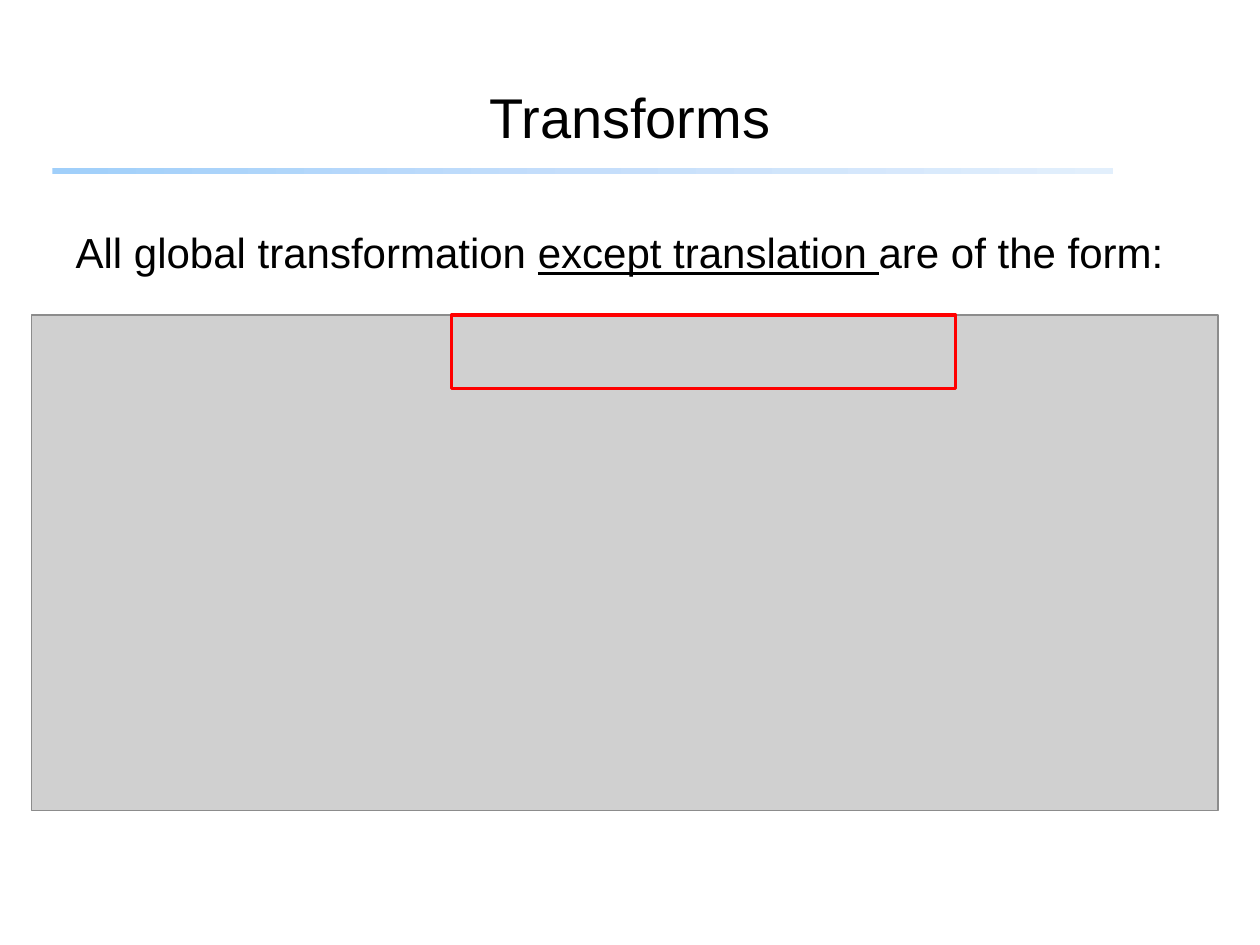
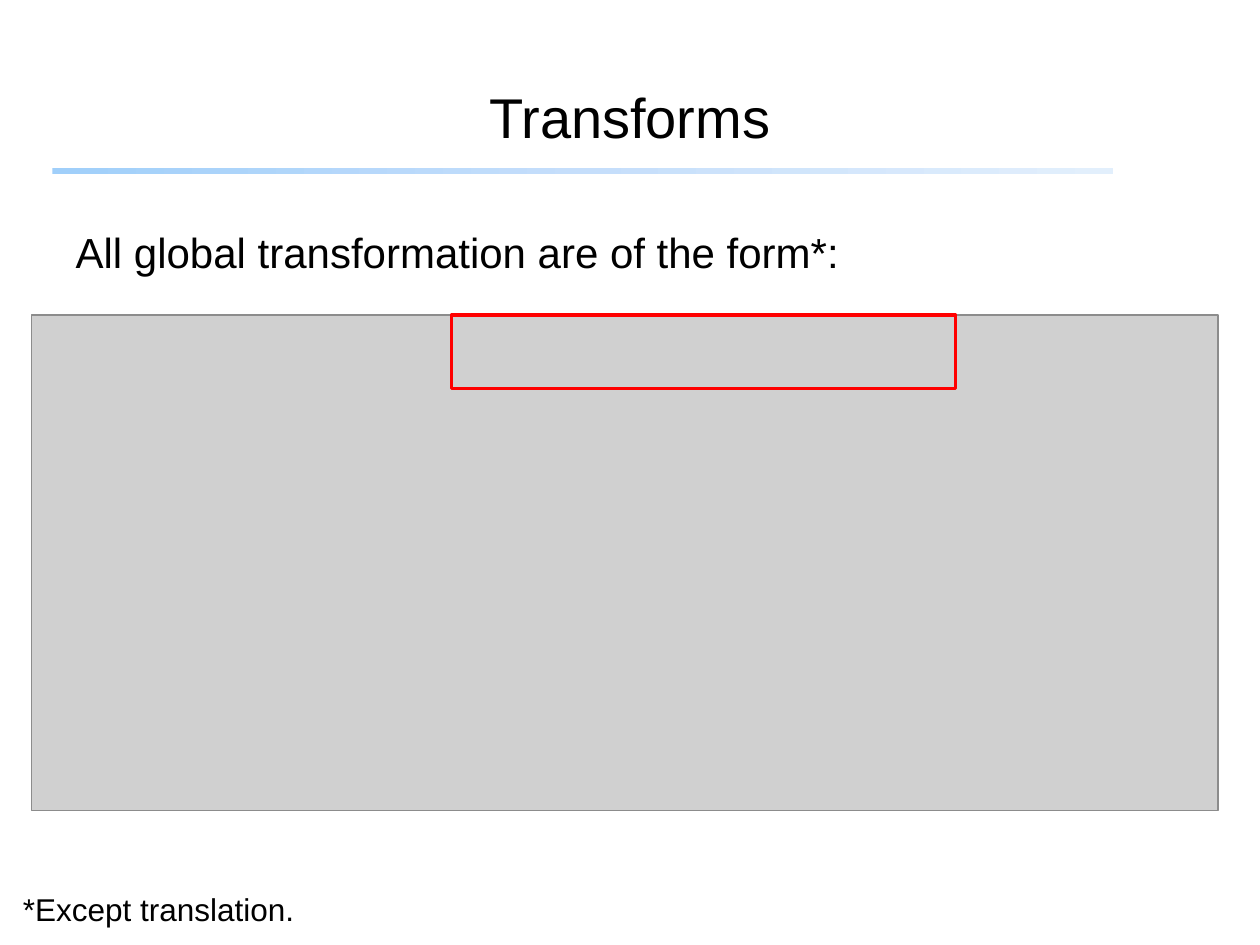
Before and after one commit to SimpleITK/SPIE2018_COURSE, a slide deck: slide 3 of docs/simpleitkFundamentalConcepts.pptx. Drawn at 1260x945 pixels with LibreOffice and Linux fonts; fonts in the diff are those of the drawing; grey boxes stand for pictures; background and template pictures are left out. Boxes give left, top, right and bottom in pixels: in the first picture for what was removed or moved away, otherwise in the second. Text is boxed around its words. In the diff, an @@ line names an element or a change of style, - is before the commit and + after.

```diff
--- a/docs/simpleitkFundamentalConcepts.pptx
+++ b/docs/simpleitkFundamentalConcepts.pptx
@@ text at bbox=[76, 237, 839, 277]: text changed @@
-All global transformation except translation are of the form:
+All global transformation are of the form*:
@@ text added at bbox=[23, 898, 294, 927], 18 pt, text #000000 @@
+*Except translation.
```
Also in this commit, not shown: 2 other slides changed, 3 other files.
